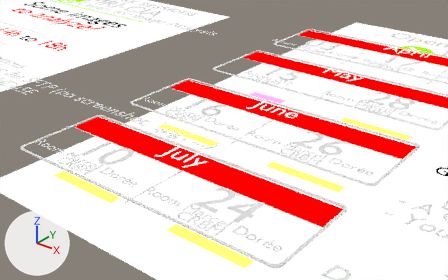
The Blender file open-desk-poster.blend: old version first, new version second.
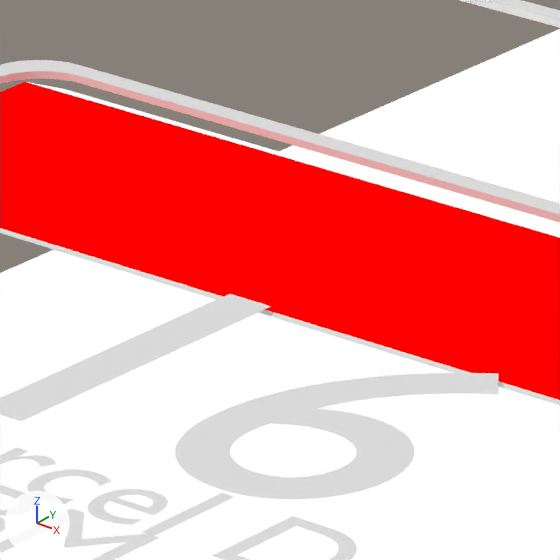
Each version is shown from a 50 mm camera at (25.241, -18.181, 7.189) aimed at (15.921, -6.53, -0.035), then close up on the part from 42% to 52% of the width and 26% to 43% of the height. The axes (+X, +Y, +Z) are drawn at lower left. The lights are the same throughout. Text is drawn in Blender's own font.

In view in the first close-up: 'a4.001', 'box-header-003.002', 'date-box-003.002', 'date-box-003.005', 'day-003.013', 'location-003.013'.
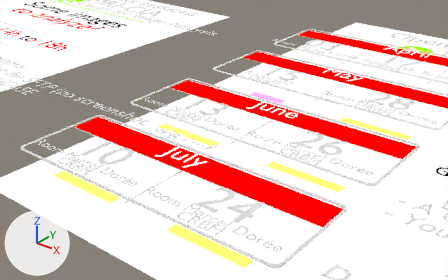
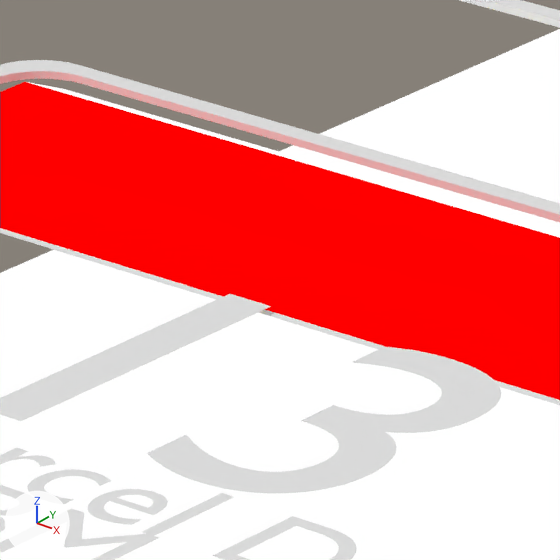
Commit message: fixed poster

The change, as a list of edits to the scene's bpy script:
```text
Change txt_text_036:
    txt_text_036.body: '16' -> '13'
```

What differs and where, as boxes [x1, y1, x2, y2] in the close-ups (560 x 560 px):
'day-003.013', text changed: before [0, 294, 498, 499]; after [0, 294, 501, 493]
